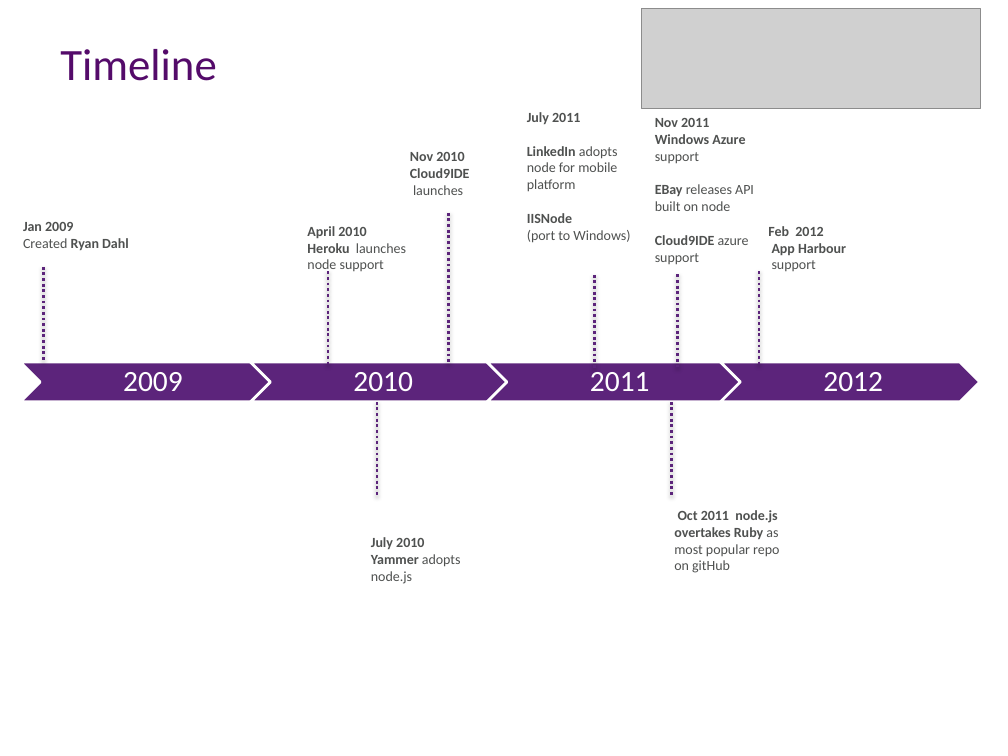
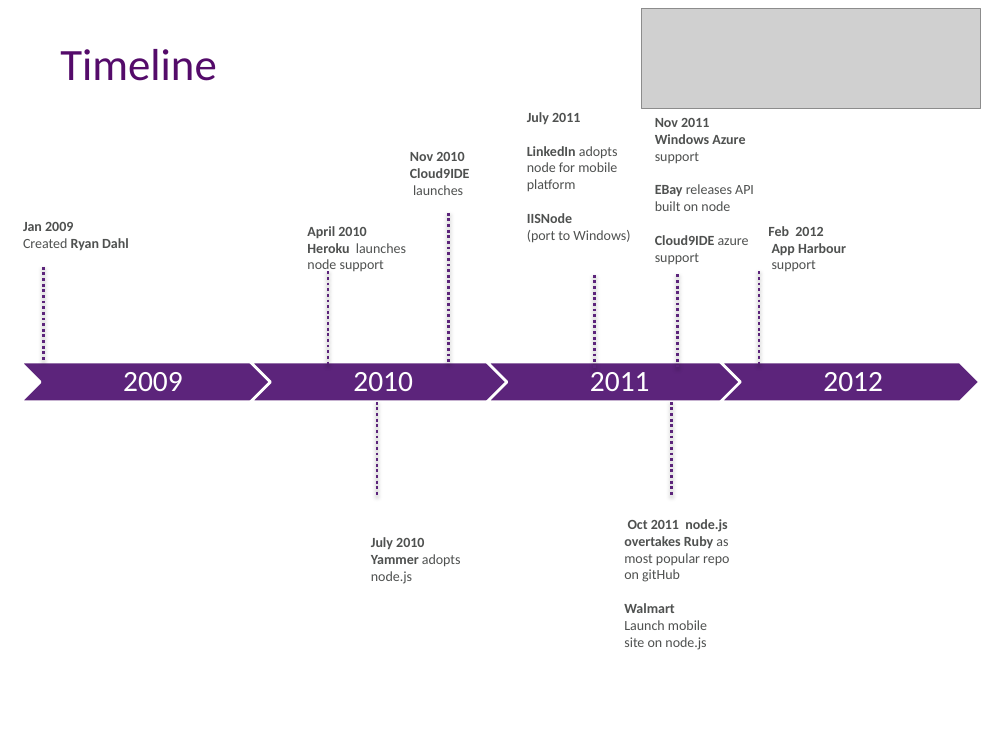
Before and after one commit to aidancasey/AzureNodeChatClient, a slide deck: slide 5 of presentation/Building Node.js Applications on Windows Azure.pptx. Drawn at 1008x756 pixels with LibreOffice and Linux fonts; fonts in the diff are those of the drawing; grey boxes stand for pictures; background and template pictures are left out. Boxes give left, top, right and bottom in pixels: in the first picture for what was removed or moved away, otherwise in the second. Text is boxed around its words. In the diff, an @@ line names an element or a change of style, - is before the commit and + after.

```diff
--- a/presentation/Building Node.js Applications on Windows Azure.pptx
+++ b/presentation/Building Node.js Applications on Windows Azure.pptx
@@ text "Oct 2011 node.js overtakes Ruby ...": place and size @@
-text "Oct 2011 node.js overtakes Ruby ..." at box(674, 510, 779, 573)
+text "Oct 2011 node.js overtakes Ruby ..." at box(624, 519, 729, 650)
@@ text at box(624, 603, 707, 650): paragraphs added @@
+Walmart
+Launch mobile site on node.js
```
Also in this commit, not shown: 9 other slides changed.
